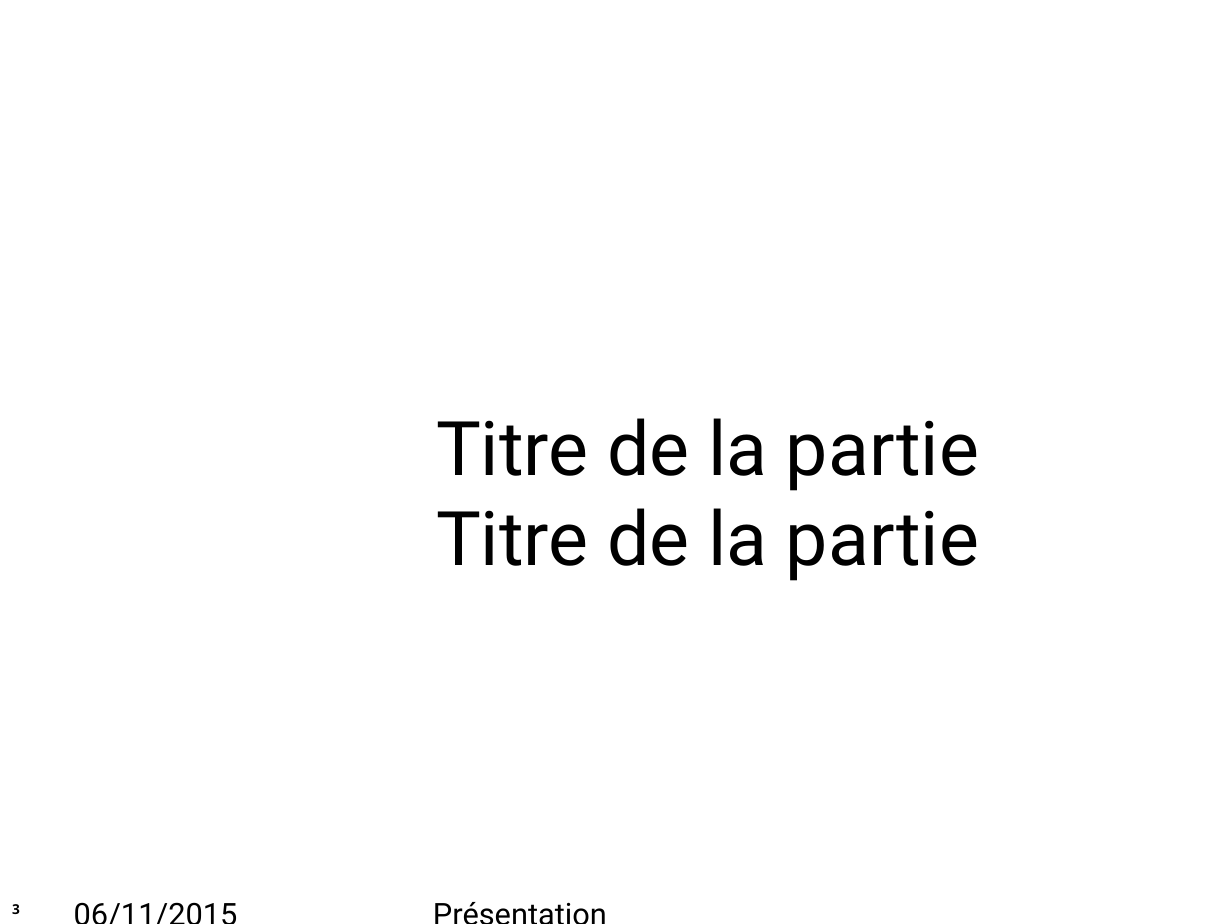
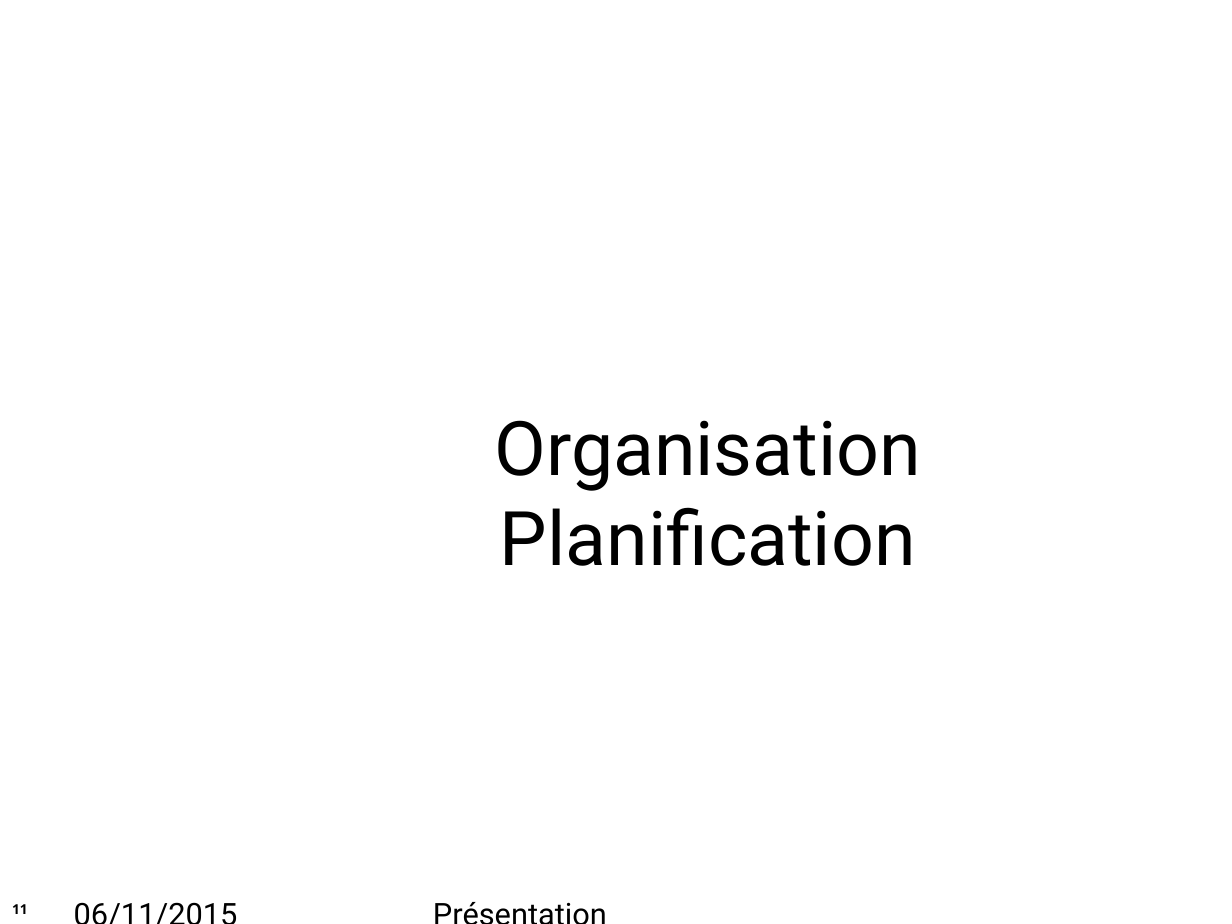
Before and after one commit to Kakaouette/ProjetIngenierieLogicielle, a slide deck: slide 11 of Analyse/Présentation/Avancement_06112015.odp (slide 3 before the commit). Drawn at 1232x924 pixels with LibreOffice and Linux fonts; fonts in the diff are those of the drawing; background and template pictures are left out. Boxes give left, top, right and bottom in pixels: in the first picture for what was removed or moved away, otherwise in the second. Text is boxed around its words. In the diff, an @@ line names an element or a change of style, - is before the commit and + after.

```diff
--- a/Analyse/Présentation/Avancement_06112015.odp
+++ b/Analyse/Présentation/Avancement_06112015.odp
@@ title at (494, 420, 921, 566): text changed @@
-Titre de la partie
-Titre de la partie
+Organisation
+Planification
@@ page number at (12, 904, 28, 914): text changed @@
-3
+11
```
Also in this commit, not shown: 3 other slides changed, 19 slides added, 5 slides removed, 2 other files.
